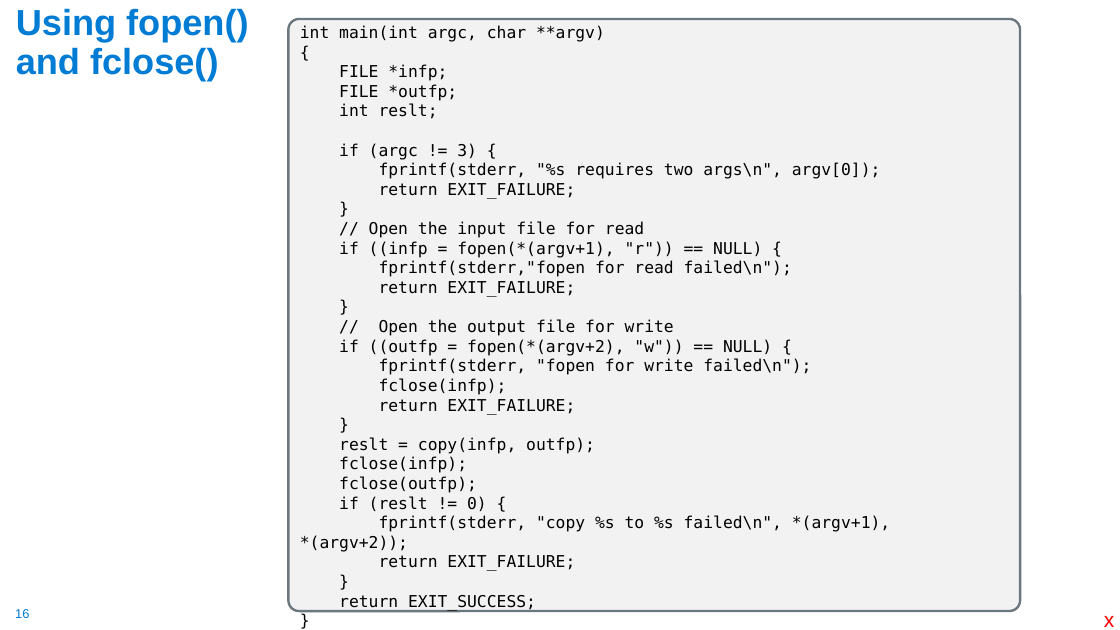
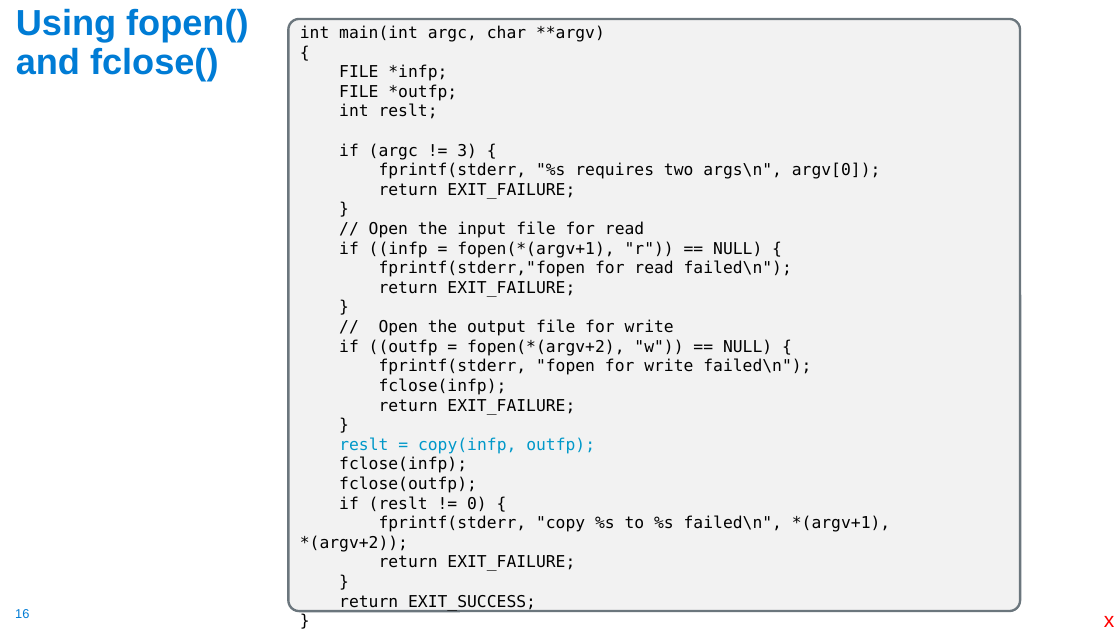
Before and after one commit to cse30-sp24/Muller-Slides, a slide deck: slide 16 of Lecture-14.pptx. Drawn at 1120x630 pixels with LibreOffice and Linux fonts; fonts in the diff are those of the drawing. Boxes give left, top, right and bottom in pixels: in the first picture for what was removed or moved away, otherwise in the second. Text is boxed around its words. In the diff, an @@ line names an element or a change of style, - is before the commit and + after.

```diff
--- a/Lecture-14.pptx
+++ b/Lecture-14.pptx
@@ text in rounded rectangle at (339, 437, 595, 454): text colour #000000 to #0098C9 in "reslt = copy(infp, outfp);" @@
```
Also in this commit, not shown: 3 other slides changed, 1 other file.
